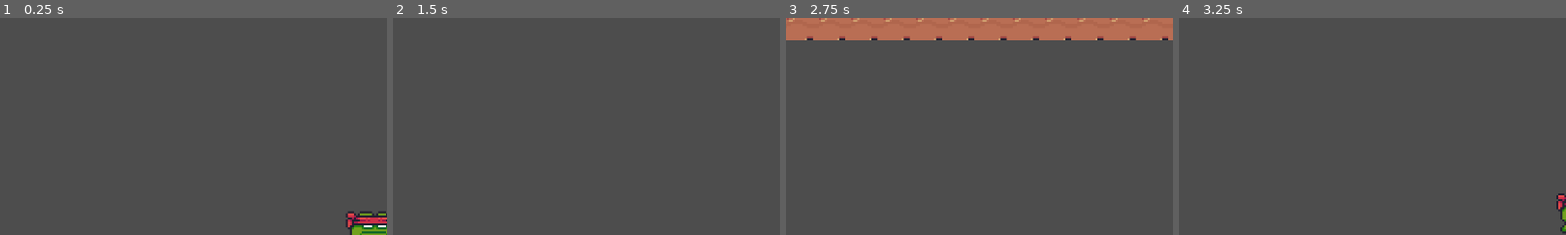
Above: before the commit, frames 1-4 (left to right).
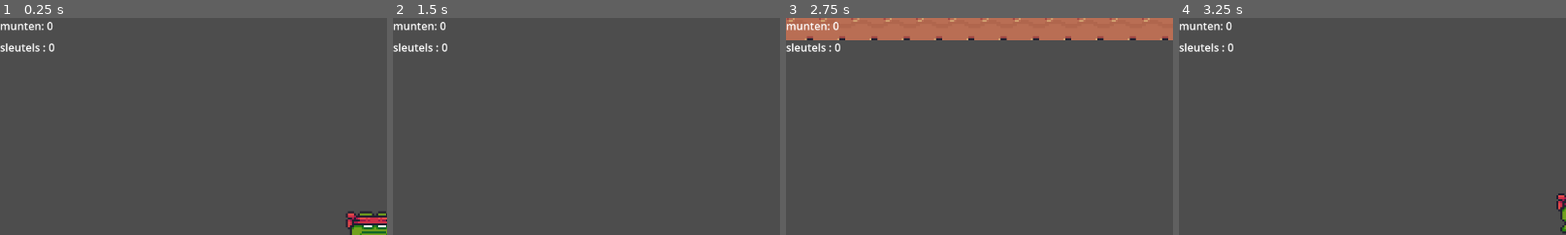
Above: after the commit, the same moments.

Repository: Rafaelorr/open_frog
Game: Godot game, scene res://levels/level_2.tscn
The game is run twice, just before and just after one commit, with the same random seed, the same clock (stepped at 60 frames per second) and the same inputs. This scene is started directly instead of the project's main scene.
Inputs:
- Up to frame 1 (0.25 s): no input
- Up to frame 2 (1.5 s): hold Right (ui_right) from 0.53 s (still down); tap Space (omhoog) at 0.6, 1.35 s
- Up to frame 3 (2.75 s): release Right (ui_right) at 2.03 s; hold Left (ui_left) from 2.03 s (still down); tap Space (omhoog) at 2.1 s
- Up to frame 4 (3.25 s): release Left (ui_left) at 2.78 s; hold Right (ui_right) from 2.78 s (still down); tap Space (omhoog) at 2.85 s
The pictures show only the part of the screen within x 0-50%, y 0-50%; the shares and areas given below are measured in that part.

The runs differ from the first frame. In frame 1, 0.6% of the frame differs, in the area x 0-15%, y 1-16%; in frame 2, 0.6%; in frame 3, 0.6%; in frame 4, 0.6%.

Commit message:
voeg munt en sleutel counters toe aan level 2

Diff:
--- a/levels/level_2.tscn
+++ b/levels/level_2.tscn
@@ -7,6 +7,8 @@
 [ext_resource type="PackedScene" uid="uid://dwi8srugdspdy" path="res://spring_veer.tscn" id="5_s3dq1"]
 [ext_resource type="PackedScene" uid="uid://puxttfdsnrx4" path="res://door.tscn" id="6_242fv"]
 [ext_resource type="PackedScene" uid="uid://be8kdtl5ccbv6" path="res://key.tscn" id="7_dpy5d"]
+[ext_resource type="PackedScene" uid="uid://df3v484g282qh" path="res://munt_counter.tscn" id="8_ss812"]
+[ext_resource type="PackedScene" uid="uid://b0c7uasfnhqlr" path="res://sleutel_counter.tscn" id="9_dvj3a"]
 
 [node name="level_2" type="Node2D"]
 
@@ -61,3 +63,7 @@
 
 [node name="key" parent="." instance=ExtResource("7_dpy5d")]
 position = Vector2(2735, -1798)
+
+[node name="munt_counter" parent="." instance=ExtResource("8_ss812")]
+
+[node name="sleutel_counter" parent="." instance=ExtResource("9_dvj3a")]
Not shown: 1 places in levels/level_2.tscn that only renumber resources
